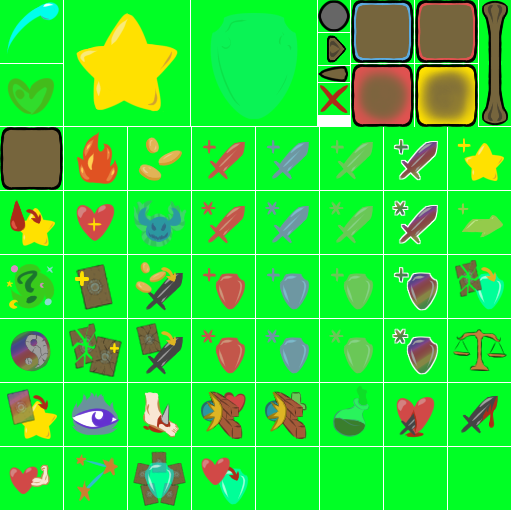
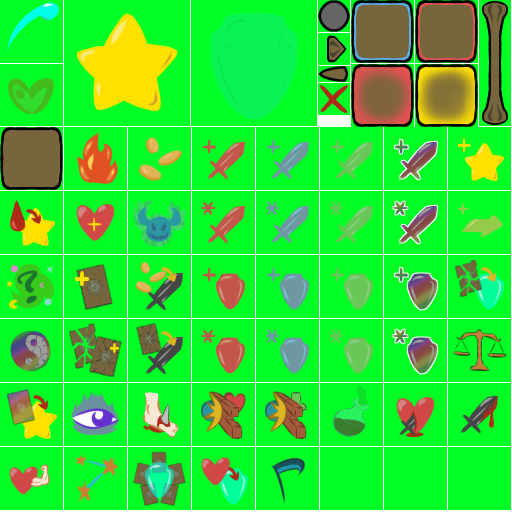
Revision of a layered w=512, h=512 image; what changed, layer by layer:
painted on "Calque de dessin 19" (1st of 8, in "Copier de Calque de groupe 18") over 271, 458, 305, 505
painted on "Calque de dessin 17" (3rd of 7, in "Copier de Calque de groupe 18") over 271, 458, 305, 505
painted on "Calque de dessin 19" (2nd of 8, in "Copier de Calque de groupe 18") over 271, 458, 305, 505
painted on "Calque de dessin 17" (4th of 7, in "Copier de Calque de groupe 18") over 271, 458, 305, 505
painted on "Calque de dessin 19" (3rd of 8, in "Copier de Calque de groupe 18") over 271, 458, 305, 505
painted on "Calque de dessin 17" (5th of 7, in "Copier de Calque de groupe 18") over 271, 458, 305, 505
painted on "Calque de dessin 19" (7th of 8, in "Calque de groupe 18") over 271, 458, 305, 505
painted on "Calque de dessin 17 Fusionnés" (2nd of 11, in "Calque de groupe 18") over 271, 458, 305, 505
painted on "Calque de dessin 25" (2nd of 8, in "Copier de Calque de groupe 18") over 271, 458, 305, 505
painted on "Calque de dessin 17 Fusionnés" (5th of 11, in "Copier de Calque de groupe 18") over 271, 458, 305, 505
painted on "Calque de dessin 25" (4th of 8, in "Copier de Calque de groupe 18") over 271, 458, 305, 505
painted on "Calque de dessin 17 Fusionnés" (7th of 11, in "Copier de Calque de groupe 18") over 271, 458, 305, 505
painted on "Calque de dessin 26" over 271, 458, 305, 505
painted on "Calque de dessin 25" (7th of 8, in "Copier de Calque de groupe 18") over 271, 458, 305, 505
painted on "Calque de dessin 17 Fusionnés" (10th of 11, in "Copier de Calque de groupe 18") over 271, 458, 305, 505
painted on "Calque de dessin 25" (8th of 8, in "Copier de Calque de groupe 18") over 271, 458, 305, 505
painted on "Calque de dessin 17 Fusionnés" (11th of 11, in "Copier de Calque de groupe 18") over 271, 458, 305, 505
painted on "Calque de dessin 27" over 271, 458, 305, 505
painted on "Copier de starHit" (3rd of 4) over 271, 458, 305, 505
…and 4 more changes (3 added, 1 stack)
